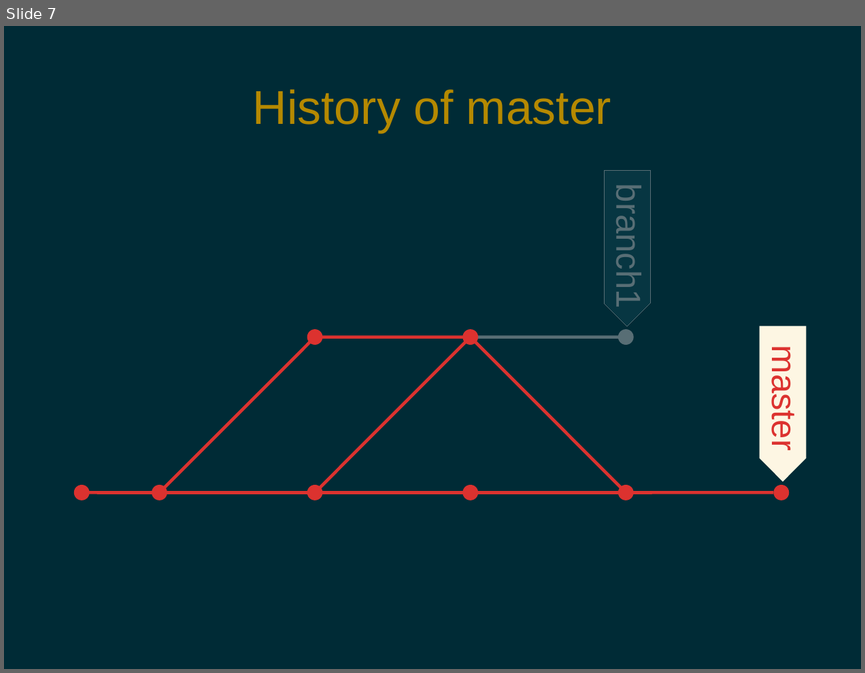
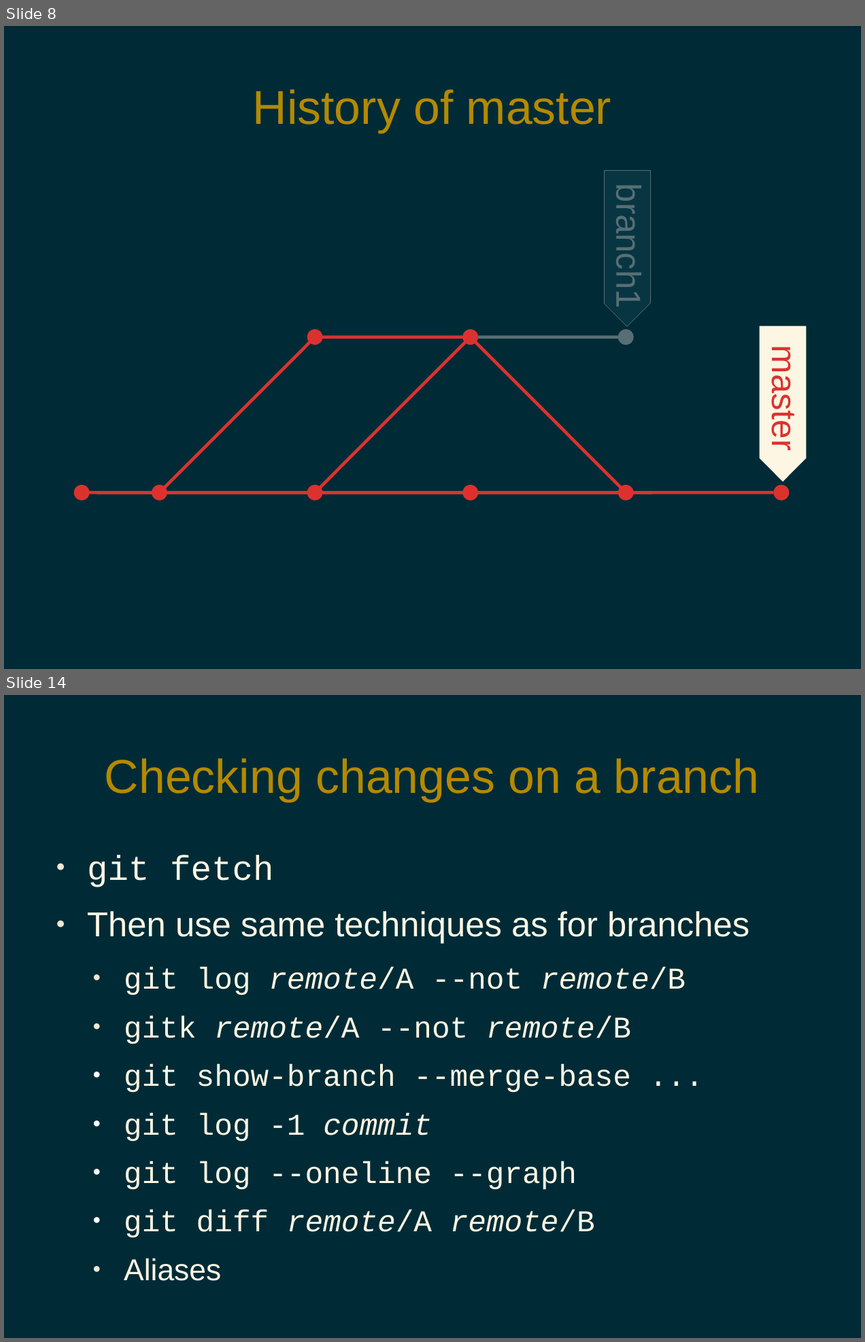
Before and after one commit to pdg137/gitpres, a slide deck: advanced.odp. Shown one above the other, each under a label of ours: slide 7 before the commit, slides 8 and 14 after it; the slides between them are not shown. The pictures are 865x673 and 865x1342 pixels, drawn with LibreOffice and Linux fonts; fonts in the diff are those of the drawing. Boxes give left, top, right and bottom in pixels: in the first picture for what was removed or moved away, otherwise in the second. Text is boxed around its words. In the diff, an @@ line names an element or a change of style, - is before the commit and + after.

```diff
--- a/advanced.odp
+++ b/advanced.odp
@@ slide 14 added at (x1=4, y1=695, x2=861, y2=1338), background #002B36 @@
@@ title added at (x1=105, y1=758, x2=759, y2=802), 44 pt, text #B58900 @@
+Checking changes on a branch
@@ text added at (x1=87, y1=855, x2=749, y2=1281), 28 pt, text #FDF6E3 @@
+● git fetch
+● Then use same techniques as for branches
+  ● git log remote/A --not remote/B
+  ● gitk remote/A --not remote/B
+  ● git show-branch --merge-base ...
+  ● git log -1 commit
+  ● git log --oneline --graph
+  ● git diff remote/A remote/B
+  ● Aliases
@@ what was slide 7 is now slide 8 @@
```
Also in this commit, not shown: 2 slides changed, 7 other slides added.
